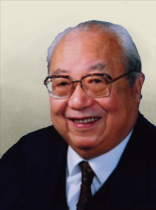
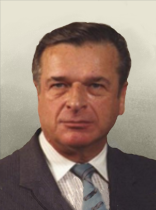
Layers edited between the first and the second 156px x 210px image:
added layer "czeslaw-kiszczak.jpg" above "Pasted Layer" over (x1=0, y1=21, x2=156, y2=210)
hid "xiaotong.jpg" over (x1=0, y1=19, x2=156, y2=210)
